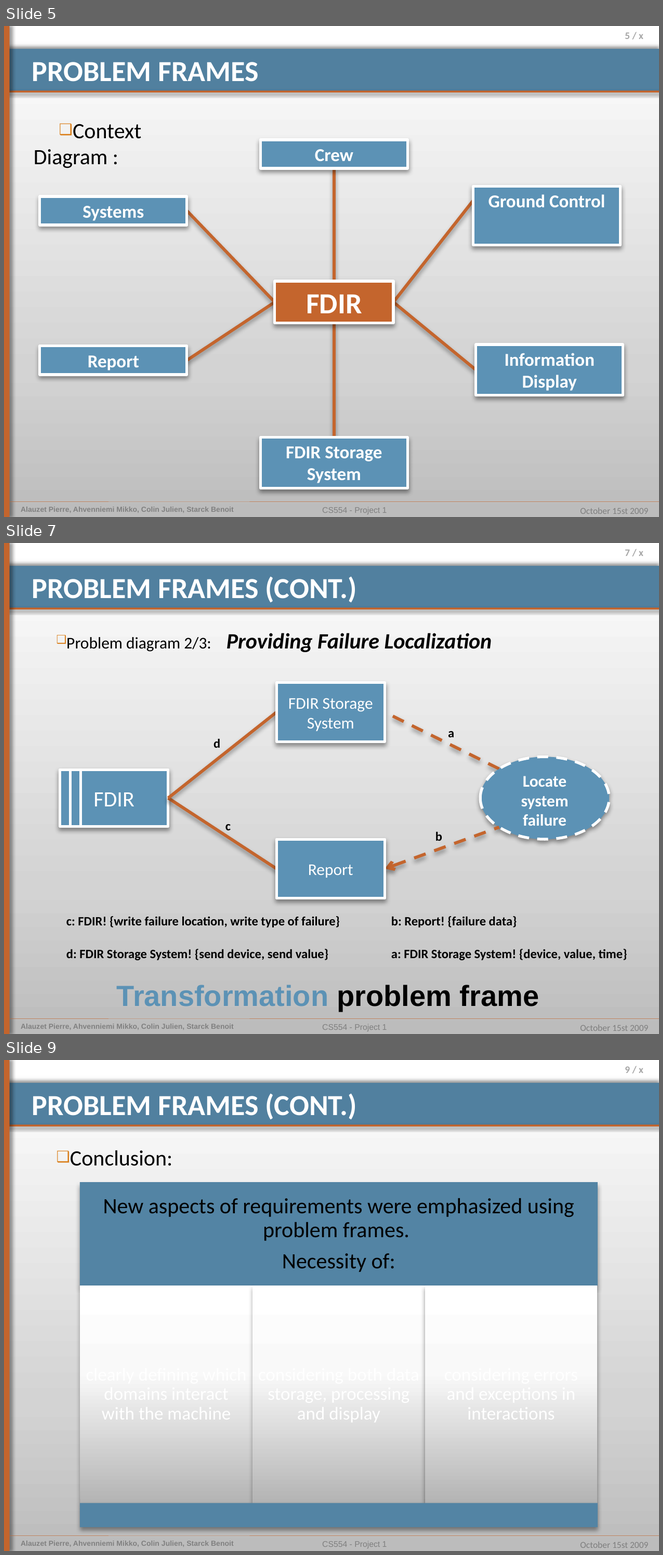
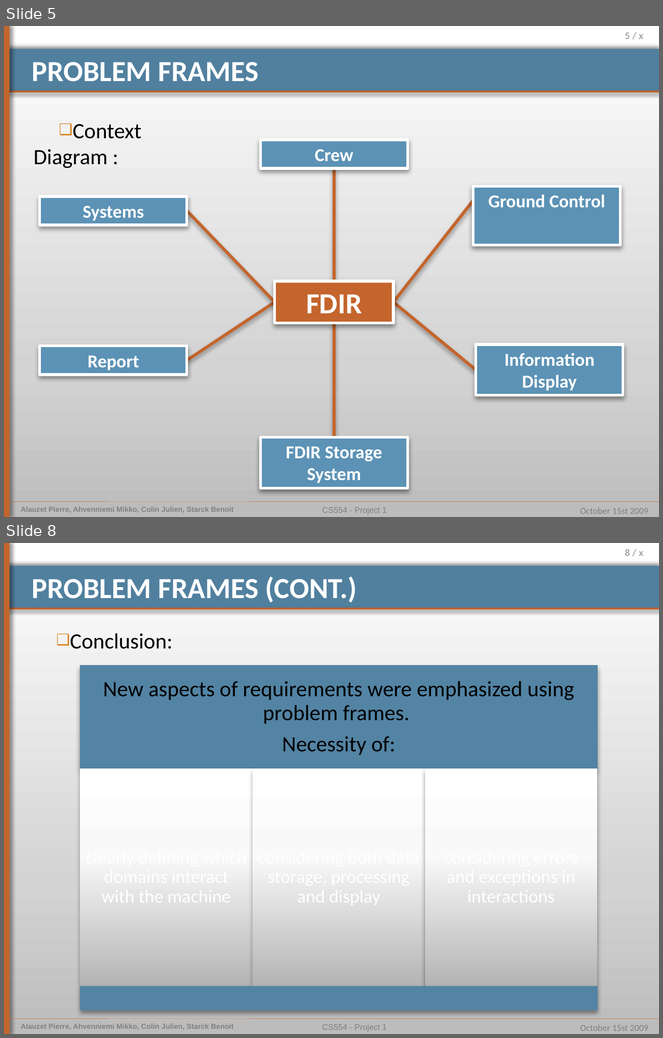
Before and after one commit to pierrealauzet/euroteam, a slide deck: Project 1/Part Final/CS554_EuroTeam_Project1.pptx. Shown one above the other, each under a label of ours: slides 5, 7 and 9 before the commit, slides 5 and 8 after it; the slides between them are not shown. The pictures are 663x1555 and 663x1038 pixels, drawn with LibreOffice and Linux fonts; fonts in the diff are those of the drawing. Boxes give left, top, right and bottom in pixels: in the first picture for what was removed or moved away, otherwise in the second. Text is boxed around its words. In the diff, an @@ line names an element or a change of style, - is before the commit and + after.

```diff
--- a/Project 1/Part Final/CS554_EuroTeam_Project1.pptx
+++ b/Project 1/Part Final/CS554_EuroTeam_Project1.pptx
@@ slide 7 removed at [4, 543, 659, 1034], background gradient #BDBDBD to #D3D3D3 to #FFFFFF; not listed: 9 template elements that a slide beside it also shows @@
@@ title removed at [32, 576, 357, 603] @@
-PROBLEM FRAMES (CONT.)
@@ text removed at [66, 637, 211, 652] @@
-❑ Problem diagram 2/3: Providing Failure Localization
@@ rectangle removed at [276, 682, 385, 742] @@
-FDIR Storage System
@@ line removed from (168, 798) to (276, 712) @@
@@ line removed from (500, 769) to (385, 712) @@
@@ text removed at [214, 739, 220, 748] @@
-d
@@ text removed at [448, 731, 454, 737] @@
-a
@@ ellipse removed at [480, 757, 609, 840] @@
@@ rectangle removed at [60, 770, 168, 827] @@
-FDIR
@@ line removed from (70, 770) to (70, 827) @@
@@ line removed from (80, 770) to (80, 827) @@
@@ text removed at [521, 776, 569, 826] @@
-Locate system failure
@@ line removed from (168, 798) to (276, 869) @@
@@ text removed at [226, 824, 231, 831] @@
-c
@@ arrow removed from (500, 827) to (385, 869) @@
@@ text removed at [436, 832, 442, 841] @@
-b
@@ rectangle removed at [276, 840, 385, 899] @@
-Report
@@ text removed at [66, 916, 340, 928] @@
-c: FDIR! {write failure location, write type of failure}
@@ text removed at [391, 916, 517, 928] @@
-b: Report! {failure data}
@@ text removed at [66, 949, 328, 961] @@
-d: FDIR Storage System! {send device, send value}
@@ text removed at [391, 949, 627, 961] @@
-a: FDIR Storage System! {device, value, time}
@@ text removed at [117, 985, 540, 1012] @@
-Transformation problem frame
@@ what was slide 9 is now slide 8 @@
@@ page number at [625, 549, 644, 556]: text changed @@
-9 / x
+8 / x
```
Also in this commit, not shown: 3 slides changed, 1 slide added, 1 other slide removed.
